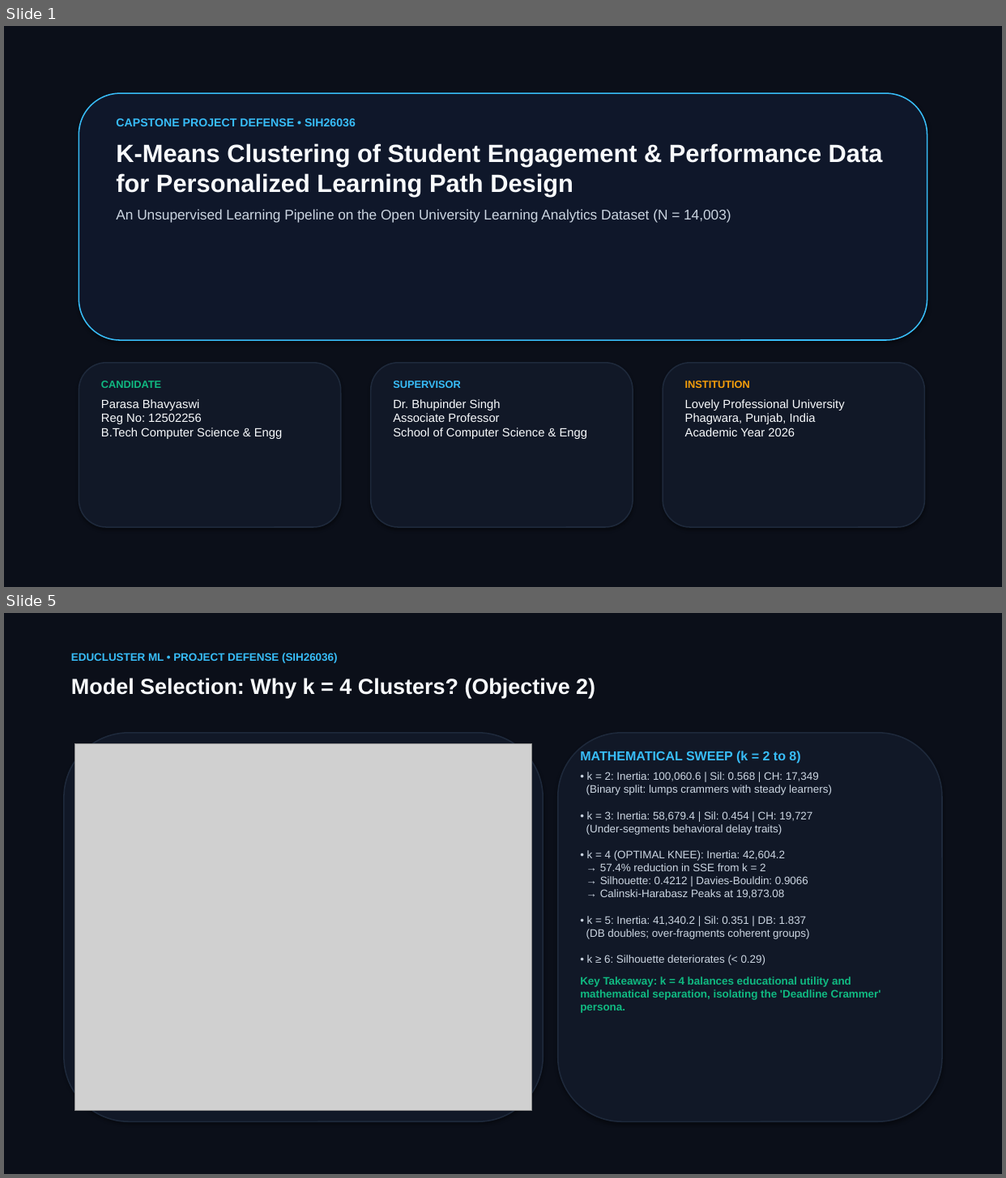
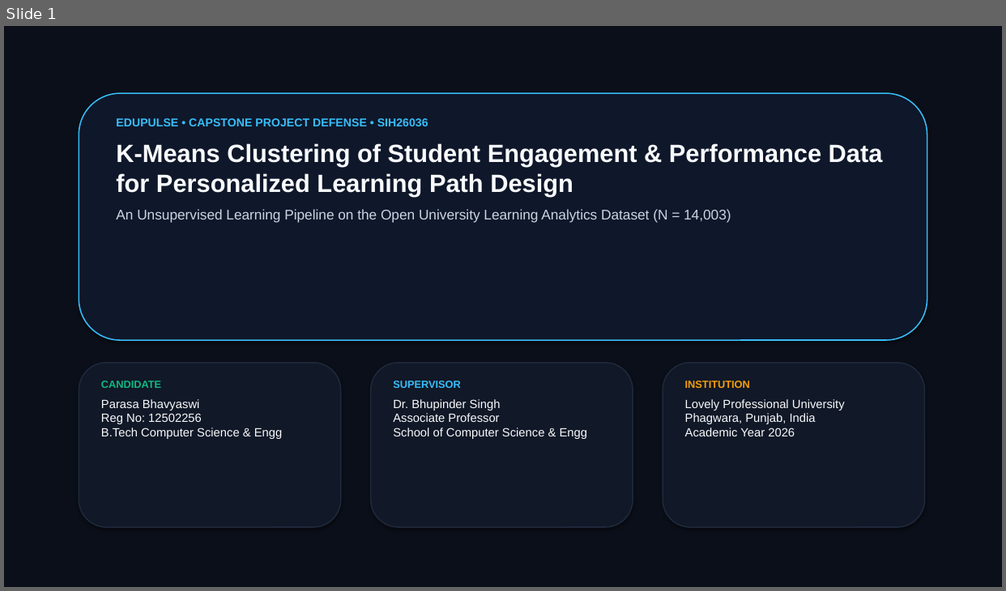
Before and after one commit to parasabhavyaswi/student-engagement-performance-clustering, a slide deck: EduCluster_ML_Presentation.pptx. Shown one above the other, each under a label of ours: slides 1 and 5 before the commit, slide 1 after it; the slides between them are not shown. The pictures are 1006x1178 and 1006x591 pixels, drawn with LibreOffice and Linux fonts; fonts in the diff are those of the drawing; grey boxes stand for pictures. Boxes give left, top, right and bottom in pixels: in the first picture for what was removed or moved away, otherwise in the second. Text is boxed around its words. In the diff, an @@ line names an element or a change of style, - is before the commit and + after.

Commit message:
feat(edupulse): finalize EduPulse rebranding, pipeline verification, IEEE research paper (docx & pdf), and deck

```diff
--- a/EduCluster_ML_Presentation.pptx
+++ b/EduCluster_ML_Presentation.pptx
@@ slide 5 removed at [4, 613, 1002, 1174], background #FFFFFF @@
@@ rectangle removed at [4, 613, 1002, 1174] @@
@@ text removed at [71, 653, 337, 663] @@
-EDUCLUSTER ML • PROJECT DEFENSE (SIH26036)
@@ text removed at [71, 678, 595, 698] @@
-Model Selection: Why k = 4 Clusters? (Objective 2)
@@ rounded rectangle removed at [64, 733, 543, 1122] @@
@@ rounded rectangle removed at [558, 733, 942, 1122] @@
@@ picture removed at [75, 744, 532, 1111] @@
@@ text removed at [580, 751, 881, 1013] @@
-MATHEMATICAL SWEEP (k = 2 to 8)
-• k = 2: Inertia: 100,060.6 | Sil: 0.568 | CH: 17,349
-(Binary split: lumps crammers with steady learners)
-• k = 3: Inertia: 58,679.4 | Sil: 0.454 | CH: 19,727
-(Under-segments behavioral delay traits)
-• k = 4 (OPTIMAL KNEE): Inertia: 42,604.2
-→ 57.4% reduction in SSE from k = 2
-→ Silhouette: 0.4212 | Davies-Bouldin: 0.9066
-→ Calinski-Harabasz Peaks at 19,873.08
-• k = 5: Inertia: 41,340.2 | Sil: 0.351 | DB: 1.837
-(DB doubles; over-fragments coherent groups)
-• k ≥ 6: Silhouette deteriorates (< 0.29)
-Key Takeaway: k = 4 balances educational utility and mathematical separation, isolating the 'Deadline Crammer' persona.
@@ slide 1 changed as well @@
@@ text at [116, 118, 428, 126]: text changed @@
-CAPSTONE PROJECT DEFENSE • SIH26036
+EDUPULSE • CAPSTONE PROJECT DEFENSE • SIH26036
```
Also in this commit, not shown: 4 other slides changed, 5 slides added, 4 other slides removed, 20 other files.
